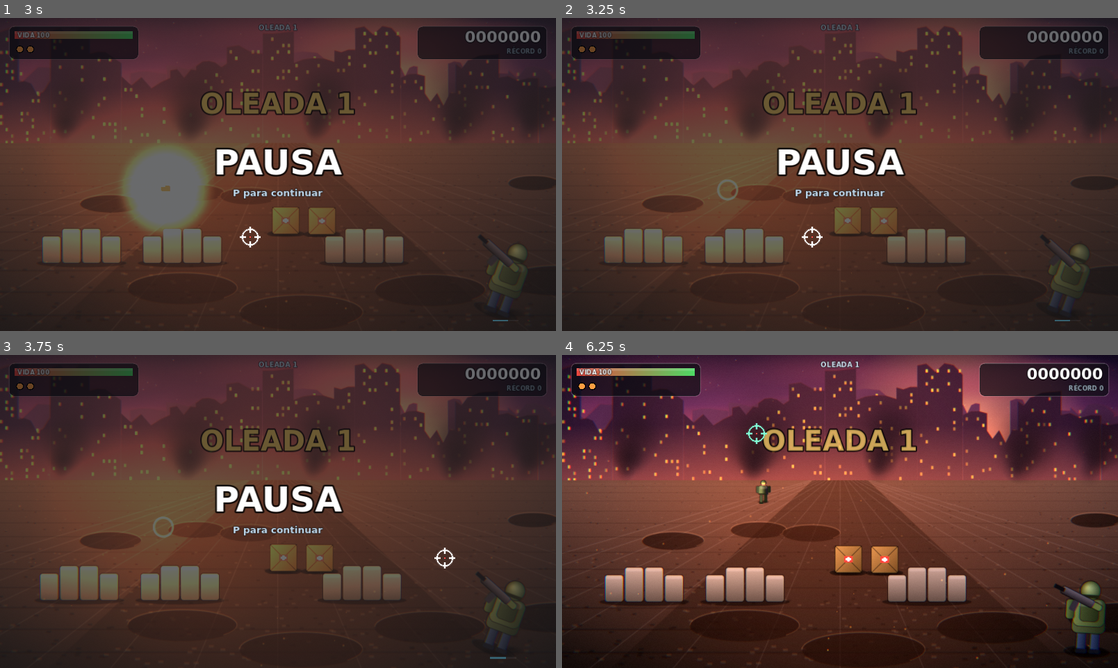
Above: before the commit, frames 1-4 (two rows, left to right).
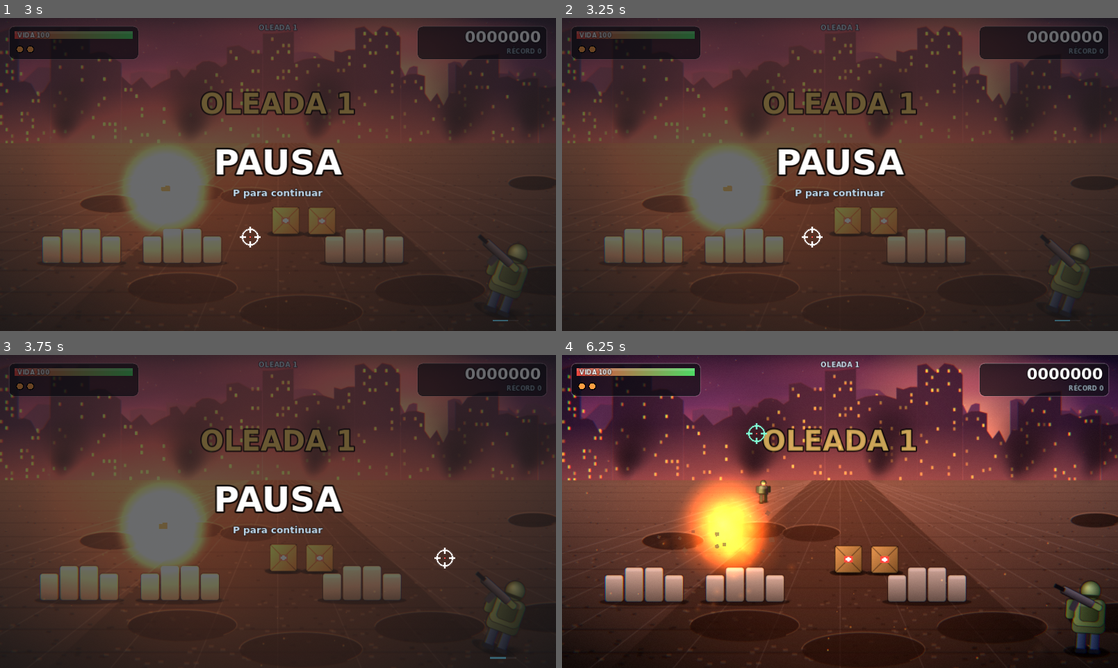
Above: after the commit, the same moments.

Repository: MatiasSebastian1/juego-de-naves
Game: Godot game, scene res://scenes/main.tscn
Two runs of this game, one before a commit and one after it. Both use one fixed random seed, a clock stepped at 60 frames per second and the inputs below.
Inputs (mouse positions are in pixels of both pictures, inside the frame that each line leads up to):
- Up to frame 1 (3 s): tap Enter at 0.5, 2.85 s; move the mouse to (400, 158) at 0.52 s; hold D 0.53-1.28 s; hold Space 0.53-1.28 s; click (400, 158) at 0.67 s; move the mouse to (166, 190) at 1.27 s; hold S 1.28-2.03 s; tap G at 1.35 s; tap Space at 1.52, 1.55, 1.82 s; move the mouse to (333, 105) at 2.02 s; hold D 2.03-2.78 s; hold Space 2.03-2.78 s; tap P at 2.1 s; move the mouse to (250, 237) at 2.77 s; hold W from 2.78 s (still down); click (250, 237) at 2.92 s
- Up to frame 2 (3.25 s): keep holding W; tap Space at 3.02, 3.05 s
- Up to frame 3 (3.75 s): tap Space at 3.32 s; tap Enter at 3.5 s; move the mouse to (444, 558) at 3.52 s; release W at 3.53 s; hold A from 3.53 s (still down); hold Space from 3.53 s (still down); tap Keypad Enter at 3.6 s
- Up to frame 4 (6.25 s): move the mouse to (673, 464) at 4.27 s; release Space at 4.28 s; tap Space at 4.35, 4.52, 4.82, 6.02, 6.05 s; tap Enter at 5 s; move the mouse to (867, 511) at 5.02 s; release A at 5.03 s; hold S 5.03-5.78 s; hold Space 5.03-5.78 s; tap G at 5.1 s; click (867, 511) at 5.17 s; move the mouse to (756, 433) at 5.77 s; hold D from 5.78 s (still down); tap P at 5.85 s

Frame 1 is identical in both runs. In frame 2, 3.2% of the frame differs, in the area x 22-38%, y 41-69%; in frame 3, 3.2%; in frame 4, 4.8%, in the area x 17-42%, y 38-82%.

Commit message:
Cabal Godot: audio nuevo (efectos y música) y trabajo en curso de arte y jugabilidad
Co-Authored-By: Claude Sonnet 5.5 <noreply@anthropic.com>
Claude-Session: https://claude.ai/code/session_01Ldp5qiD3R2X5B9kkM3DHwT

Diff:
--- a/cabal-godot/scripts/enemy.gd
+++ b/cabal-godot/scripts/enemy.gd
@@ -21,6 +21,9 @@
 var moving := true
 var pat := 0
 var size := 1.0
+var cd_mul := 1.0     # escala del tiempo entre disparos (dificultad por oleada)
+var tele_mul := 1.0   # escala del telegrafo
+var enraged := false  # el jefe se enfurece por debajo del 50% de vida
 
 var spr: Sprite2D
 var shadow: Sprite2D
@@ -33,7 +36,11 @@
 	var T: Dictionary = K.TYPES[t]
 	size = T["size"]
 	tz = randf_range(T["tz"][0], T["tz"][1])
-	hp = T["hp"] + (wave * 10.0 if t == "boss" else 0.0)
+	var D: Dictionary = K.diff(wave)
+	cd_mul = D["cd"]
+	tele_mul = D["tele"]
+	# el jefe escala por oleada; el resto con el multiplicador de vida de la dificultad
+	hp = (T["hp"] + wave * 8.0) if t == "boss" else T["hp"] * D["hp"]
 	max_hp = hp
 	x = randf_range(120.0, 1160.0)
 	z = randf_range(0.03, 0.14)
@@ -104,6 +111,10 @@
 		return
 	var T: Dictionary = K.TYPES[type]
 	moving = false
+	if type == "boss" and not enraged and hp < max_hp * 0.5:
+		enraged = true
+		cd_mul *= 0.72
+		game.boss_enrage(self)
 	if type == "runner":
 		z += dt * T["spd"]
 		x += (game.player.position.x - x) * dt * 0.9
@@ -124,6 +135,6 @@
 		if aim <= 0.0:
 			game.enemy_attack(self)
 	elif cd <= 0.0 and z >= tz - 0.05:
-		aim = T["tele"]
-		cd = randf_range(T["cd"][0], T["cd"][1])
+		aim = maxf(0.3, T["tele"] * tele_mul)
+		cd = randf_range(T["cd"][0], T["cd"][1]) * cd_mul
 	_apply(dt)
--- a/cabal-godot/scripts/fx.gd
+++ b/cabal-godot/scripts/fx.gd
@@ -3,16 +3,44 @@
 
 const K = preload("res://scripts/k.gd")
 
+const MAX_EMITTERS := 56   # tope de emisores de particulas vivos (cuida los 60 FPS en combates intensos)
+const MAX_LIGHTS := 8      # tope de luces dinamicas simultaneas
+
+var _emitters := 0
+var _lights := 0
+# Recursos constantes compartidos por todas las particulas (no se crean por disparo)
+var _smoke_curve: Curve
+var _smoke_ramp: Gradient
+var _fire_ramp: Gradient
+
+func _ready() -> void:
+	_smoke_curve = Curve.new()
+	_smoke_curve.add_point(Vector2(0, 0.5))
+	_smoke_curve.add_point(Vector2(1, 1.6))
+	_smoke_ramp = Gradient.new()
+	_smoke_ramp.offsets = PackedFloat32Array([0.0, 0.25, 1.0])
+	_smoke_ramp.colors = PackedColorArray([Color(1, 1, 1, 0.0), Color(1, 1, 1, 1.0), Color(1, 1, 1, 0.0)])
+	_fire_ramp = Gradient.new()
+	_fire_ramp.offsets = PackedFloat32Array([0.0, 0.35, 1.0])
+	_fire_ramp.colors = PackedColorArray([Color(1.0, 0.9, 0.55, 1.0), Color(1.0, 0.45, 0.12, 0.8), Color(0.6, 0.1, 0.05, 0.0)])
+
 func _emit(p: CPUParticles2D, life: float, pos: Vector2, zi := 160) -> void:
+	_emitters += 1
 	p.position = pos
 	p.z_index = zi
 	p.one_shot = true
 	p.explosiveness = 1.0
 	add_child(p)
 	p.emitting = true
-	get_tree().create_timer(life + 0.4).timeout.connect(func(): if is_instance_valid(p): p.queue_free())
+	# el timer se detiene con la pausa (process_always = false) para que las particulas no desaparezcan
+	get_tree().create_timer(life + 0.4, false).timeout.connect(func():
+		_emitters -= 1
+		if is_instance_valid(p):
+			p.queue_free())
 
 func sparks(pos: Vector2, n: int, col := Color(1.0, 0.82, 0.48)) -> void:
+	if _emitters >= MAX_EMITTERS:
+		return
 	var p := CPUParticles2D.new()
 	p.amount = n
 	p.lifetime = 0.45
@@ -26,10 +54,12 @@
 	p.texture = K.glow_tex()
 	p.material = K.additive()
 	p.color = col
-	p.color_ramp = K.fade_ramp(Color(1, 1, 1, 1), Color(1, 0.5, 0.2, 0))
+	p.color_ramp = K.ramp("spark", Color(1, 1, 1, 1), Color(1, 0.5, 0.2, 0))
 	_emit(p, 0.45, pos)
 
 func smoke(pos: Vector2, n: int, size := 40.0, col := Color(0.35, 0.3, 0.3, 0.55)) -> void:
+	if _emitters >= MAX_EMITTERS:
+		return
 	var p := CPUParticles2D.new()
 	p.amount = n
 	p.lifetime = 1.1
@@ -41,19 +71,15 @@
 	var s := size * 2.0 / 256.0
 	p.scale_amount_min = s * 0.6
 	p.scale_amount_max = s * 1.1
-	var curve := Curve.new()
-	curve.add_point(Vector2(0, 0.5))
-	curve.add_point(Vector2(1, 1.6))
-	p.scale_amount_curve = curve
+	p.scale_amount_curve = _smoke_curve
 	p.texture = K.soft_tex()
 	p.color = col
-	var g := Gradient.new()
-	g.offsets = PackedFloat32Array([0.0, 0.25, 1.0])
-	g.colors = PackedColorArray([Color(1, 1, 1, 0.0), Color(1, 1, 1, 1.0), Color(1, 1, 1, 0.0)])
-	p.color_ramp = g
+	p.color_ramp = _smoke_ramp
 	_emit(p, 1.1, pos, 150)
 
 func debris(pos: Vector2, n: int, col := Color(0.35, 0.28, 0.22)) -> void:
+	if _emitters >= MAX_EMITTERS:
+		return
 	var p := CPUParticles2D.new()
 	p.amount = n
 	p.lifetime = 0.9
@@ -68,10 +94,12 @@
 	p.scale_amount_max = 1.5
 	p.texture = K.square_tex()
 	p.color = col
-	p.color_ramp = K.fade_ramp(Color(1, 1, 1, 1), Color(1, 1, 1, 0))
+	p.color_ramp = K.ramp("fade", Color(1, 1, 1, 1), Color(1, 1, 1, 0))
 	_emit(p, 0.9, pos)
 
 func fire(pos: Vector2, big := 1.0) -> void:
+	if _emitters >= MAX_EMITTERS + 8:
+		return
 	var p := CPUParticles2D.new()
 	p.amount = int(18 * big)
 	p.lifetime = 0.7
@@ -84,10 +112,7 @@
 	p.scale_amount_max = 0.9 * big
 	p.texture = K.glow_tex()
 	p.material = K.additive()
-	var g := Gradient.new()
-	g.offsets = PackedFloat32Array([0.0, 0.35, 1.0])
-	g.colors = PackedColorArray([Color(1.0, 0.9, 0.55, 1.0), Color(1.0, 0.45, 0.12, 0.8), Color(0.6, 0.1, 0.05, 0.0)])
-	p.color_ramp = g
+	p.color_ramp = _fire_ramp
 	_emit(p, 0.7, pos, 158)
 
 func ring(pos: Vector2, radius: float) -> void:
@@ -105,6 +130,9 @@
 	tw.chain().tween_callback(s.queue_free)
 
 func light_flash(pos: Vector2, energy := 2.0, scale := 6.0, col := Color(1.0, 0.7, 0.4), dur := 0.3) -> void:
+	if _lights >= MAX_LIGHTS:
+		return
+	_lights += 1
 	var l := PointLight2D.new()
 	l.texture = K.glow_tex()
 	l.texture_scale = scale
@@ -115,7 +143,9 @@
 	add_child(l)
 	var tw := create_tween()
 	tw.tween_property(l, "energy", 0.0, dur)
-	tw.tween_callback(l.queue_free)
+	tw.tween_callback(func():
+		_lights -= 1
+		l.queue_free())
 
 func muzzle(pos: Vector2) -> void:
 	var s := Sprite2D.new()
@@ -126,7 +156,7 @@
 	s.modulate = Color(1.0, 0.85, 0.5)
 	s.z_index = 210
 	add_child(s)
-	get_tree().create_timer(0.05).timeout.connect(func(): if is_instance_valid(s): s.queue_free())
+	get_tree().create_timer(0.05, false).timeout.connect(func(): if is_instance_valid(s): s.queue_free())
 	light_flash(pos, 1.4, 3.0, Color(1.0, 0.78, 0.45), 0.09)
 
 func tracer(a: Vector2, b: Vector2) -> void:
@@ -208,6 +238,6 @@
 	e.texture = K.glow_tex()
 	e.material = K.additive()
 	e.color = Color(1.0, 0.62, 0.25, 0.8)
-	e.color_ramp = K.fade_ramp(Color(1, 1, 1, 1), Color(1, 1, 1, 0))
+	e.color_ramp = K.ramp("fade", Color(1, 1, 1, 1), Color(1, 1, 1, 0))
 	add_child(e)
 	e.emitting = true
--- a/cabal-godot/scripts/k.gd
+++ b/cabal-godot/scripts/k.gd
@@ -11,11 +11,62 @@
 	"grenadier": {"hp": 4.0,   "size": 1.0,  "spd": 0.14, "sw": 0.8, "sa": 20.0, "tele": 0.75, "cd": [2.8, 4.4], "score": 150,  "tz": [0.35, 0.6]},
 	"runner":    {"hp": 2.0,   "size": 0.95, "spd": 0.35, "sw": 0.0, "sa": 0.0,  "tele": 0.0,  "cd": [9.0, 9.0], "score": 120,  "tz": [1.0, 1.0]},
 	"heavy":     {"hp": 16.0,  "size": 1.35, "spd": 0.1,  "sw": 0.6, "sa": 14.0, "tele": 0.6,  "cd": [1.5, 2.5], "score": 400,  "tz": [0.5, 0.7]},
-	"boss":      {"hp": 140.0, "size": 2.7,  "spd": 0.08, "sw": 0.5, "sa": 60.0, "tele": 0.7,  "cd": [1.3, 2.1], "score": 3000, "tz": [0.32, 0.32]},
+	"boss":      {"hp": 120.0, "size": 2.7,  "spd": 0.08, "sw": 0.5, "sa": 60.0, "tele": 0.7,  "cd": [1.3, 2.1], "score": 3000, "tz": [0.32, 0.32]},
 }
 
 static var _tex := {}
 static var _add: CanvasItemMaterial = null
+static var _ramps := {}
+
+# ---------------------------------------------------------------- dificultad
+# Parametros de una oleada n (1..15 y mas alla, con tope).  Todo escala suave para no ser injusto:
+#   count   cantidad de enemigos de la oleada      alive  maximo simultaneo en pantalla
+#   gap     segundos entre apariciones             hp     multiplicador de vida (no aplica al jefe)
+#   cd      multiplicador del tiempo entre disparos (menor = dispara mas seguido)
+#   tele    multiplicador del telegrafo (aviso antes de disparar), nunca menos de 0.3 s en total
+#   fly     multiplicador del tiempo de vuelo de las balas       dmg  dano base de bala de fusil
+static func diff(n: int) -> Dictionary:
+	var k := float(mini(n, 20) - 1)
+	var count := mini(36, 6 + n * 2)
+	if n % 5 == 0:
+		count = int(count * 0.6)   # en oleadas de jefe hay menos escoltas
+	return {
+		"count": count,
+		"alive": mini(8, 3 + n / 3 + (1 if n >= 2 else 0)),
+		"gap": maxf(0.7, 1.7 - k * 0.06),
+		"hp": 1.0 + k * 0.045,
+		"cd": maxf(0.6, 1.0 - k * 0.025),
+		"tele": maxf(0.7, 1.0 - k * 0.02),
+		"fly": maxf(0.78, 1.0 - k * 0.015),
+		"dmg": 8.0 + minf(k, 14.0) * 0.2,
+	}
+
+# Probabilidades de aparicion segun la oleada (0 si el tipo todavia no se introduce).
+static func mix(n: int) -> Dictionary:
+	return {
+		"grenadier": 0.0 if n < 2 else minf(0.22, 0.08 + 0.01 * n),
+		"runner": 0.0 if n < 3 else minf(0.2, 0.06 + 0.015 * n),
+		"heavy": 0.0 if n < 4 else minf(0.16, 0.04 + 0.012 * n),
+	}
+
+# Precarga todas las texturas de sprites para evitar tirones al aparecer un tipo nuevo en plena partida.
+static func preload_all() -> void:
+	for t in ["rifle", "grenadier", "runner", "heavy"]:
+		for f in ["idle", "aim", "walk1", "walk2"]:
+			tex("enemy_%s_%s" % [t, f])
+	for f in ["idle", "aim", "walk1", "walk2"]:
+		tex("boss_%s" % f)
+	for i in 3:
+		tex("barricade_%d" % i)
+	for k in ["H", "G", "S", "R"]:
+		tex("pickup_%s" % k)
+	for n in ["crate_raw", "player_body", "player_gun", "background"]:
+		tex(n)
+	glow_tex()
+	soft_tex()
+	shadow_tex()
+	ring_tex()
+	square_tex()
 
 static func zscale(z: float) -> float:
 	return 0.28 + z * 0.85
@@ -80,3 +131,9 @@
 	g.offsets = PackedFloat32Array([0.0, 1.0])
 	g.colors = PackedColorArray([c0, c1])
 	return g
+
+# Rampa de degradado cacheada (los efectos usan siempre las mismas; evita crear un recurso por particula).
+static func ramp(key: String, c0: Color, c1: Color) -> Gradient:
+	if not _ramps.has(key):
+		_ramps[key] = fade_ramp(c0, c1)
+	return _ramps[key]
--- a/cabal-godot/scripts/player.gd
+++ b/cabal-godot/scripts/player.gd
@@ -23,6 +23,11 @@
 var muzzle := Vector2.ZERO
 var aim_pos := Vector2(640, 200)
 var t := 0.0
+var hit_t := 0.0          # destello blanco al recibir dano
+var roll_ready_t := 0.0   # pulso breve cuando la esquiva vuelve a estar lista (lo dibuja el HUD)
+
+const ROLL_TIME := 0.36
+const ROLL_CD := 0.95
 
 var pivot: Node2D
 var body: Sprite2D
@@ -72,6 +77,10 @@
 	weapon = "mg"
 	wt = 0.0
 	flash = 0.0
+	hit_t = 0.0
+	roll_ready_t = 0.0
+	dir = 1
+	visible = true
 	if pivot:
 		pivot.rotation = 0.0
 		pivot.scale = Vector2.ONE
@@ -87,6 +96,10 @@
 	if ax != 0:
 		dir = ax
 	inv = maxf(0.0, inv - dt)
+	hit_t = maxf(0.0, hit_t - dt)
+	roll_ready_t = maxf(0.0, roll_ready_t - dt)
+	if roll_cd > 0.0 and roll_cd - dt <= 0.0:
+		roll_ready_t = 0.35
 	roll_cd -= dt
 	fire_cd -= dt
 	flash -= dt
@@ -100,9 +113,9 @@
 		vel.x = lerpf(vel.x, ax / l * 380.0, minf(1.0, dt * 14.0))
 		vel.y = lerpf(vel.y, ay / l * 260.0, minf(1.0, dt * 14.0))
 		if Input.is_physical_key_pressed(KEY_SPACE) and roll_cd <= 0.0:
-			roll = 0.36
-			roll_cd = 0.95
-			inv = maxf(inv, 0.36)
+			roll = ROLL_TIME
+			roll_cd = ROLL_CD
+			inv = maxf(inv, ROLL_TIME)
 			game.sfx.play("roll")
 			rd = Vector2(ax / l, ay / l) if (ax != 0 or ay != 0) else Vector2(dir, 0)
 			game.fx.dust(position + Vector2(0, -6), 4)
@@ -113,7 +126,7 @@
 	var rolling := roll > 0.0
 	var speed := minf(1.0, vel.length() / 220.0)
 	if rolling:
-		var k := 1.0 - roll / 0.36
+		var k := 1.0 - roll / ROLL_TIME
 		pivot.rotation = k * TAU * (1.0 if rd.x >= 0.0 else -1.0)
 		pivot.scale = Vector2(1.0, 0.72)
 	else:
@@ -126,4 +139,4 @@
 	gun.scale = Vector2(0.5, -0.5 if absf(ang) > PI / 2.0 else 0.5)
 	muzzle = sh + Vector2(cos(ang), sin(ang)) * 74.0 * U
 	modulate.a = 0.45 if (inv > 0.0 and not rolling and int(t * 24.0) % 2 == 1) else 1.0
-	mat.set_shader_parameter("flash", 0.0)
+	mat.set_shader_parameter("flash", clampf(hit_t / 0.18, 0.0, 1.0) * 0.85)
--- a/cabal-godot/scripts/sfx.gd
+++ b/cabal-godot/scripts/sfx.gd
@@ -6,6 +6,9 @@
 var streams := {}
 var pool: Array = []
 var music: AudioStreamPlayer
+var level := 0.7        # volumen de musica elegido por el jugador (0..1, lineal)
+var muted := false      # M silencia la musica
+var base_db := -10.0    # volumen segun el estado del juego (juego / game over / pausa)
 
 func _ready() -> void:
 	process_mode = Node.PROCESS_MODE_ALWAYS
@@ -20,10 +23,14 @@
 	if m is AudioStreamWAV:
 		m.loop_mode = AudioStreamWAV.LOOP_FORWARD
 		m.loop_begin = 0
-		m.loop_end = int(m.data.size() / 2)
+		# loop_end va en muestras: depende del formato (8/16 bits, mono/estereo)
+		var bytes := 2 if m.format == AudioStreamWAV.FORMAT_16_BITS else 1
+		if m.stereo:
+			bytes *= 2
+		m.loop_end = int(m.data.size() / bytes)
 	music.stream = m
-	music.volume_db = -10.0
 	add_child(music)
+	_apply()
 
 func play(n: String, vol := 0.0, pitch_var := 0.07) -> void:
 	if not streams.has(n):
@@ -40,5 +47,18 @@
 	if not music.playing:
 		music.play()
 
+# Volumen base de la musica segun el estado (el nivel del jugador se aplica encima).
 func music_volume(db: float) -> void:
-	music.volume_db = db
+	base_db = db
+	_apply()
+
+func set_level(v: float) -> void:
+	level = clampf(v, 0.0, 1.0)
+	_apply()
+
+func set_muted(m: bool) -> void:
+	muted = m
+	_apply()
+
+func _apply() -> void:
+	music.volume_db = -80.0 if (muted or level <= 0.001) else base_db + linear_to_db(level) + 3.0
Not shown, changed: cabal-godot/assets/audio/boom.wav
Not shown, changed: cabal-godot/assets/audio/enemy.wav
Not shown, changed: cabal-godot/assets/audio/head.wav
Not shown, changed: cabal-godot/assets/audio/hit.wav
Not shown, changed: cabal-godot/assets/audio/hurt.wav
Not shown, changed: cabal-godot/assets/audio/music.wav
Not shown, changed: cabal-godot/assets/audio/nade.wav
Not shown, changed: cabal-godot/assets/audio/over.wav
Not shown, changed: cabal-godot/assets/audio/pickup.wav
Not shown, changed: cabal-godot/assets/audio/roll.wav
Not shown, changed: cabal-godot/assets/audio/shot.wav
Not shown, changed: cabal-godot/assets/audio/spread.wav
(and 1 more such lines)
